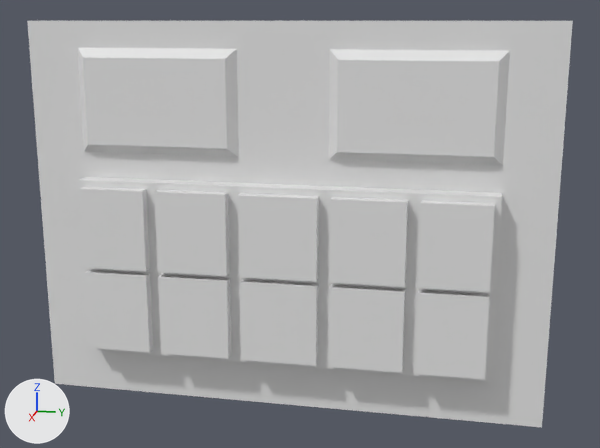
Two versions of the FBX model LD40/Assets/Meshes/budynki/B3_wall_window.FBX, one commit apart.
The view is the same before and after, from a 50 mm lens placed at (-6.09, -6.67, 6.01), pointed at (-12.03, -7.86, 4.52). Lighting does not change. The marker at lower left points along +X, +Y and +Z. Where no turn or scale is listed for an object, it has been applied to the vertices.

The older version as bpy lines, for what is in view:
```python
me_mesh = bpy.data.meshes.new('Mesh')
me_mesh.from_pydata(...)  # 172 vertices, 157 faces; spans x -0.11..0.11, y -4.0..0.0, z 0.0..3.0
ob_b3_wall_window = bpy.data.objects.new('B3_wall_window', me_mesh)
ob_b3_wall_window.location = (-12.0, -6.0, 3.0)
```
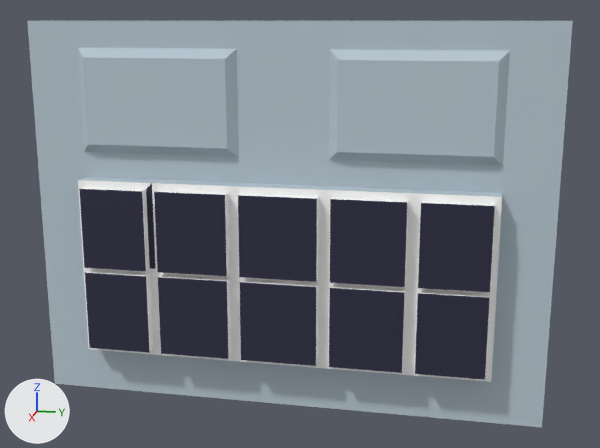
What differs and where, as boxes [x1, y1, x2, y2] in the pictures (600 x 448 px):
part 1 of me_mesh, recoloured
    both: [27, 21, 573, 427]
part 2 of me_mesh, recoloured (grey to blue)
    both: [79, 183, 317, 366]
part 3 of me_mesh, recoloured
    both: [329, 199, 495, 380]
part 4 of me_mesh, recoloured (grey to white)
    both: [78, 180, 502, 382]

The change in detail:
Material 'okno' (mat_okno) is new.
Its base color is (0.0235, 0.0235, 0.0549) (dark blue #2a2a42).
Its roughness is 0.859.
Material 'ramy_b3_3' (mat_ramy_b3_3) is new.
Its base color is (1.0, 1.0, 1.0) (white #ffffff).
Its roughness is 0.859.
Material 'scianaB3_1' (mat_scianab3_1) is new.
Its base color is (0.494, 0.588, 0.659) (light grey #bbcad4).
Its roughness is 0.859.
me_mesh has 172 vertices, 157 faces and spans x -0.11..0.11, y -4.0..0.0, z 0.0..3.0.
me_mesh is used by ob_b3_wall_window; location (-12.0, -6.0, 3.0).
me_mesh part 1: all 62 faces centred in x -0.11..-0.04, y -3.8..-0.2, z 0.2..2.9 switch from no material to mat_scianab3_1 (light grey #bbcad4).
me_mesh part 2: 7 of the faces centred in x 0.03..0.11, y -3.3..-2.0, z 0.76..1.45 switch from no material to mat_okno (dark blue #2a2a42).
me_mesh part 3: 4 of the faces centred in x 0.11, y -1.33..-0.7, z 0.76..1.43 switch from no material to mat_okno (dark blue #2a2a42).
me_mesh part 4: 84 of the faces centred in x 0.03..0.07, y -3.57..-0.42, z 0.42..1.77 switch from no material to mat_ramy_b3_3 (white #ffffff).
